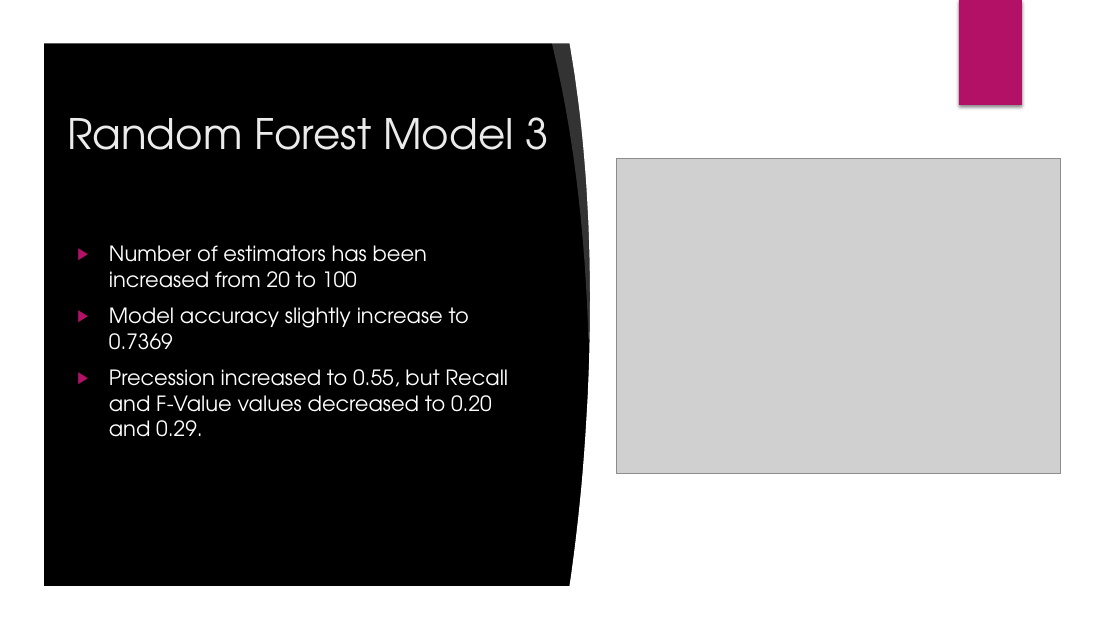
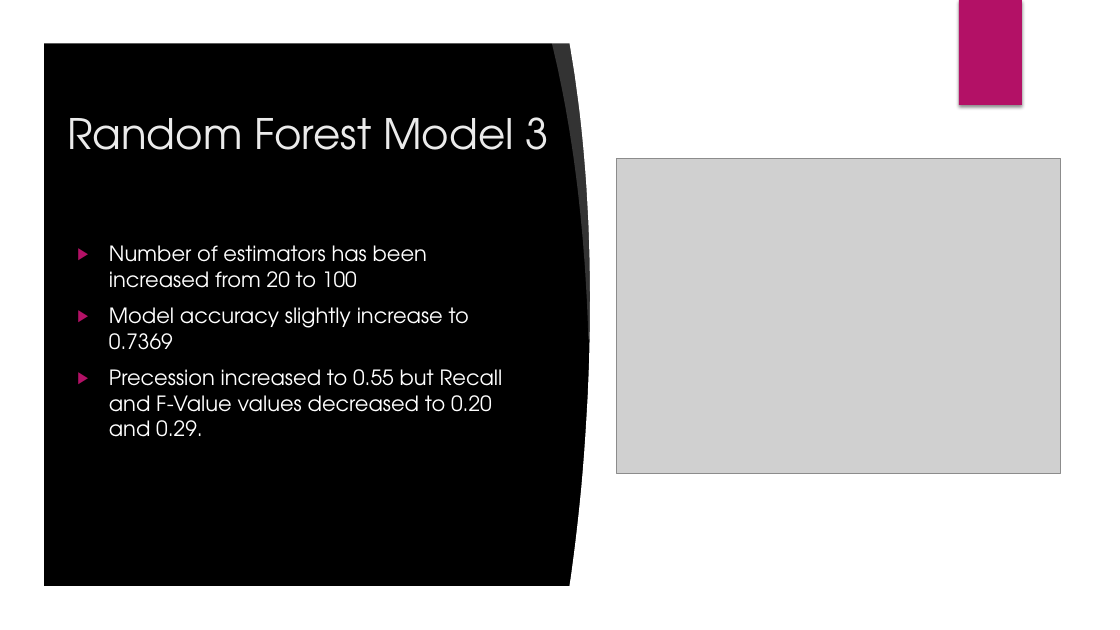
Before and after one commit to romer1979/Fatal-Accidents-in-UK-, a slide deck: slide 29 of Fatal Accidents in UK.pptx (slide 25 before the commit). Drawn at 1120x630 pixels with LibreOffice and Linux fonts; fonts in the diff are those of the drawing; grey boxes stand for pictures; background and template pictures are left out. Boxes give left, top, right and bottom in pixels: in the first picture for what was removed or moved away, otherwise in the second. Text is boxed around its words. In the diff, an @@ line names an element or a change of style, - is before the commit and + after.

```diff
--- a/Fatal Accidents in UK.pptx
+++ b/Fatal Accidents in UK.pptx
@@ text at bbox=[109, 369, 503, 437]: text changed @@
-▶ Precession increased to 0.55, but Recall and F-Value values decreased to 0.20 and 0.29.
+▶ Precession increased to 0.55 but Recall and F-Value values decreased to 0.20 and 0.29.
```
Also in this commit, not shown: 18 other slides changed, 6 slides added.
